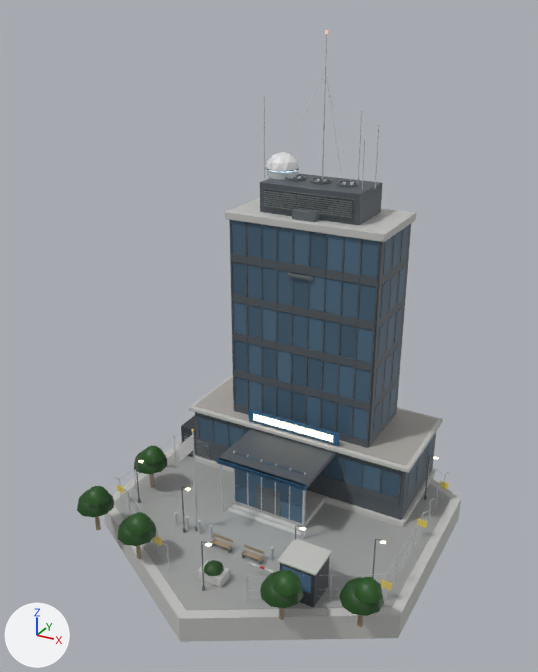
Renders of the glTF model native/godot/assets/art/blender/intelAgency.glb from each side of a commit.
Camera for both pictures: a 50 mm camera at (19.6, -37.6, 31.0) aimed at (-0.5, -1.0, 12.7). Arrows for +X, +Y and +Z are at lower left; the lights stay in place. The older version comes first. Vertices at exactly the same position are counted once.

The first picture shows 'cladding', 'dark', 'glass', 'gravel', 'hazard', 'leaf', 'metal', 'paint', 'pavers', 'steel_dark', 'wall_concrete', 'wood' and 2 more.
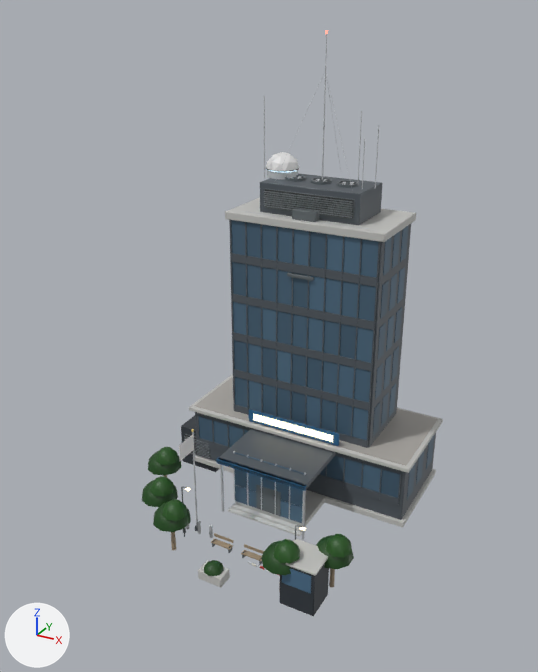
What differs and where, as boxes (x1, y1, x2, y2) in the pictures (538 x 672 px; the box of a moved part takes in the faces that stretch with it):
'pavers', deleted: before (114, 449, 451, 610)
'wall_concrete', reshaped (29% narrower, 12% shorter): before (104, 197, 461, 642); after (189, 197, 443, 587)
'leaf', reshaped (31% narrower, 24% shorter): before (77, 445, 384, 616); after (142, 447, 354, 576)
'wood', reshaped (36% narrower, 23% shorter): before (95, 474, 363, 627); after (165, 475, 335, 592)
'hazard', deleted: before (116, 453, 449, 590)
part 1 of me_leaf, moved or reshaped: before (134, 450, 167, 474); after (148, 451, 181, 476)
part 2 of me_leaf, moved or reshaped: before (141, 445, 165, 464); after (155, 447, 178, 465)
part 3 of me_leaf, moved or reshaped: before (339, 577, 384, 616); after (316, 535, 354, 569)
part 4 of me_leaf, moved or reshaped: before (354, 577, 382, 603); after (325, 534, 352, 558)
part 5 of me_leaf, moved or reshaped: before (77, 490, 114, 517); after (142, 480, 178, 507)
part 6 of me_leaf, moved or reshaped: before (84, 486, 110, 506); after (150, 476, 175, 496)
part 7 of me_leaf, moved or reshaped: before (118, 516, 156, 546); after (153, 503, 191, 532)
part 8 of me_leaf, moved or reshaped: before (126, 512, 153, 535); after (162, 499, 188, 521)
part 9 of me_leaf, moved or reshaped: before (260, 570, 304, 608); after (262, 541, 291, 575)
part 10 of me_leaf, moved or reshaped: before (272, 570, 301, 596); after (273, 539, 300, 563)
part 11 of me_wall_concrete, deleted: before (104, 440, 461, 642)
part 12 of me_wood, moved or reshaped (not visible afterwards): before (150, 474, 155, 487)
part 13 of me_wood, moved or reshaped: before (357, 615, 363, 627); after (329, 569, 335, 587)
part 14 of me_wood, moved or reshaped (not visible afterwards): before (95, 516, 101, 530)
part 15 of me_wood, moved or reshaped: before (136, 545, 142, 559); after (171, 532, 176, 551)
part 16 of me_wood, moved or reshaped (not visible afterwards): before (279, 608, 284, 620)

The change, as a diff of the scene's bpy script:
```diff
--- a/native/godot/assets/art/blender/intelAgency.glb.py
+++ b/native/godot/assets/art/blender/intelAgency.glb.py
@@ me_leaf @@
-me_leaf.from_pydata(...)  # 361 vertices, 600 faces; spans x -10.1..10.2, y -10.8..-1.8, z 0.8..3.7
+me_leaf.from_pydata(...)  # 361 vertices, 600 faces; spans x -9.0..7.4, y -9.3..-1.5, z 0.8..3.7
+# me_leaf part 1: the loose piece of 41 vertices spanning x -9.9..-7.7, y -4.2..-1.8, z 2.0..3.1 is moved by (0.9, 0.3, 0.0)
+# me_leaf part 2: the loose piece of 25 vertices spanning x -9.2..-7.6, y -4.0..-2.4, z 2.8..3.7 is moved by (0.9, 0.3, 0.0)
+# me_leaf part 3: the loose piece of 41 vertices spanning x 7.9..10.1, y -9.2..-6.8, z 2.0..3.1 is moved by (-2.8, 2.5, 0.0)
+# me_leaf part 4: the loose piece of 25 vertices spanning x 8.6..10.2, y -9.0..-7.4, z 2.8..3.7 is moved by (-2.8, 2.5, 0.0)
+# me_leaf part 5: the loose piece of 41 vertices spanning x -10.1..-7.9, y -9.7..-7.3, z 2.0..3.1 is moved by (3.0, 2.8, 0.0)
+# me_leaf part 6: the loose piece of 25 vertices spanning x -9.4..-7.8, y -9.5..-7.9, z 2.8..3.7 is moved by (3.0, 2.8, 0.0)
+# me_leaf part 7: the loose piece of 41 vertices spanning x -6.1..-3.9, y -10.6..-8.2, z 2.0..3.1 is moved by (1.1, 2.1, 0.0)
+# me_leaf part 8: the loose piece of 25 vertices spanning x -5.4..-3.8, y -10.4..-8.8, z 2.8..3.7 is moved by (1.1, 2.1, 0.0)
+# me_leaf part 9: the loose piece of 41 vertices spanning x 3.9..6.1, y -10.8..-8.4, z 2.0..3.1 is moved by (-1.2, 2.2, 0.0)
+# me_leaf part 10: the loose piece of 25 vertices spanning x 4.6..6.2, y -10.6..-9.0, z 2.8..3.7 is moved by (-1.2, 2.2, 0.0)
 me_leaf.materials.append(mat_leaf)
@@ me_wall_concrete @@
-me_wall_concrete.from_pydata(...)  # 204 vertices, 372 faces; spans x -10.7..10.7, y -12.3..12.3, z -1.6..19.2
+me_wall_concrete.from_pydata(...)  # 192 vertices, 352 faces; spans x -8.3..8.3, y -9.2..8.3, z 0.1..19.2
+# me_wall_concrete part 11: the loose piece of 12 vertices spanning x -10.7..10.7, y -12.3..12.3, z -1.6..0.1 is deleted
 me_wall_concrete.materials.append(mat_wall_concrete)
@@ me_wood @@
-me_wood.from_pydata(...)  # 102 vertices, 168 faces; spans x -9.2..9.2, y -9.7..-2.8, z 0.2..2.4
+me_wood.from_pydata(...)  # 102 vertices, 168 faces; spans x -8.0..6.4, y -7.5..-2.5, z -0.2..2.4
+# me_wood part 12: the loose piece of 14 vertices spanning x -9.0..-8.6, y -3.1..-2.8, z 0.2..2.4 is scaled about its middle by (1, 1, 1.2), then moved by (0.9, 0.3, -0.2)
+# me_wood part 13: the loose piece of 14 vertices spanning x 8.8..9.2, y -8.1..-7.8, z 0.2..2.4 is scaled about its middle by (1, 1, 1.2), then moved by (-2.8, 2.5, -0.2)
+# me_wood part 14: the loose piece of 14 vertices spanning x -9.2..-8.8, y -8.6..-8.3, z 0.2..2.4 is scaled about its middle by (1, 1, 1.2), then moved by (3.0, 2.8, -0.2)
+# me_wood part 15: the loose piece of 14 vertices spanning x -5.2..-4.8, y -9.5..-9.2, z 0.2..2.4 is scaled about its middle by (1, 1, 1.2), then moved by (1.1, 2.1, -0.2)
+# me_wood part 16: the loose piece of 14 vertices spanning x 4.8..5.2, y -9.7..-9.4, z 0.2..2.4 is scaled about its middle by (1, 1, 1.2), then moved by (-1.2, 2.2, -0.2)
 me_wood.materials.append(mat_wood)
@@ ob_hazard @@
-ob_hazard = bpy.data.objects.new('hazard', me_hazard)
@@ ob_pavers @@
-ob_pavers = bpy.data.objects.new('pavers', me_pavers)
```
